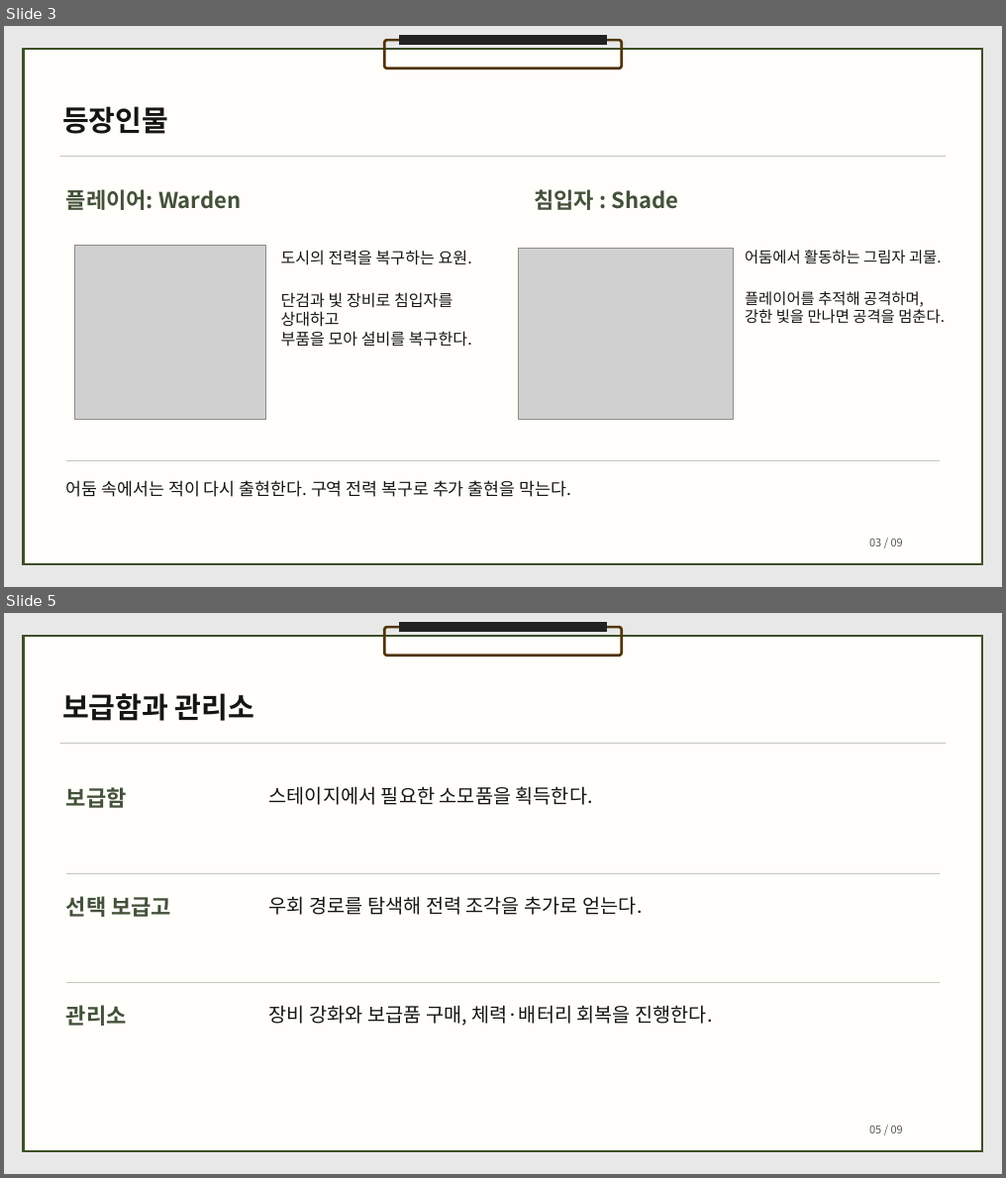
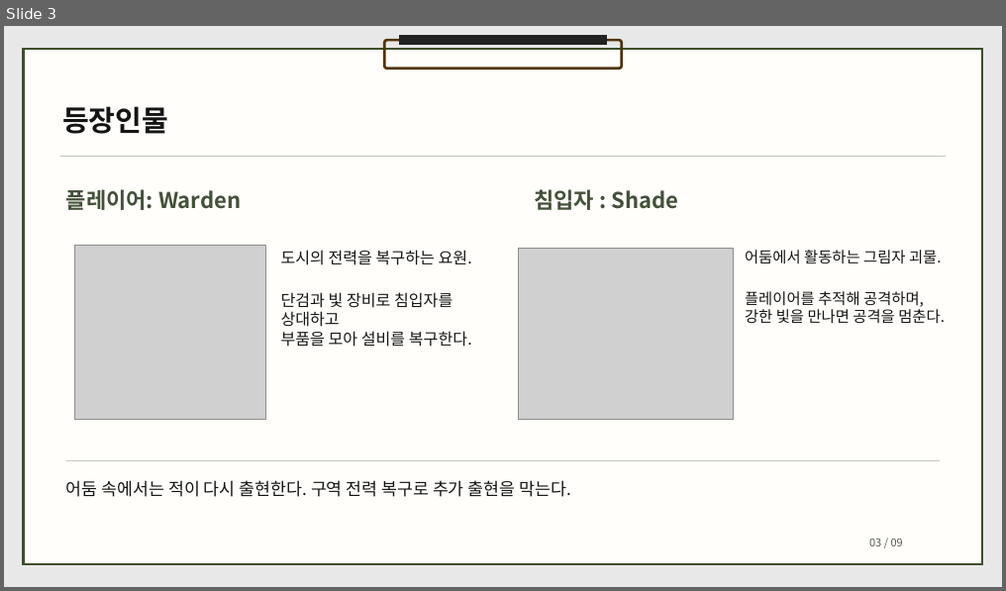
Before and after one commit to dbguswh/2Dgame_project, a slide deck: docs/2D게임프로그래밍 1차발표.pptx. Shown one above the other, each under a label of ours: slides 3 and 5 before the commit, slide 3 after it; the slides between them are not shown. The pictures are 1006x1178 and 1006x591 pixels, drawn with LibreOffice and Linux fonts; fonts in the diff are those of the drawing; grey boxes stand for pictures. Boxes give left, top, right and bottom in pixels: in the first picture for what was removed or moved away, otherwise in the second. Text is boxed around its words. In the diff, an @@ line names an element or a change of style, - is before the commit and + after.

```diff
--- a/docs/2D게임프로그래밍 1차발표.pptx
+++ b/docs/2D게임프로그래밍 1차발표.pptx
@@ slide 5 removed at [4, 613, 1002, 1174], background #E8E8E8 @@
@@ freeform shape removed at [24, 636, 982, 1151] @@
@@ freeform shape removed at [384, 627, 621, 656] @@
@@ freeform shape removed at [399, 622, 607, 632] @@
@@ text removed at [62, 693, 254, 721] @@
-보급함과 관리소
@@ rectangle removed at [59, 743, 945, 744] @@
@@ text removed at [66, 787, 127, 808] @@
-보급함
@@ text removed at [269, 786, 594, 805] @@
-스테이지에서 필요한 소모품을 획득한다.
@@ rectangle removed at [66, 873, 940, 874] @@
@@ text removed at [66, 896, 171, 917] @@
-선택 보급고
@@ text removed at [269, 896, 642, 915] @@
-우회 경로를 탐색해 전력 조각을 추가로 얻는다.
@@ rectangle removed at [66, 982, 940, 983] @@
@@ text removed at [66, 1005, 127, 1026] @@
-관리소
@@ text removed at [269, 1005, 713, 1026] @@
-장비 강화와 보급품 구매, 체력·배터리 회복을 진행한다.
@@ text removed at [869, 1126, 903, 1134] @@
-05 / 09
```
Also in this commit, not shown: 1 slide changed, 2 slides added, 1 other slide removed.
